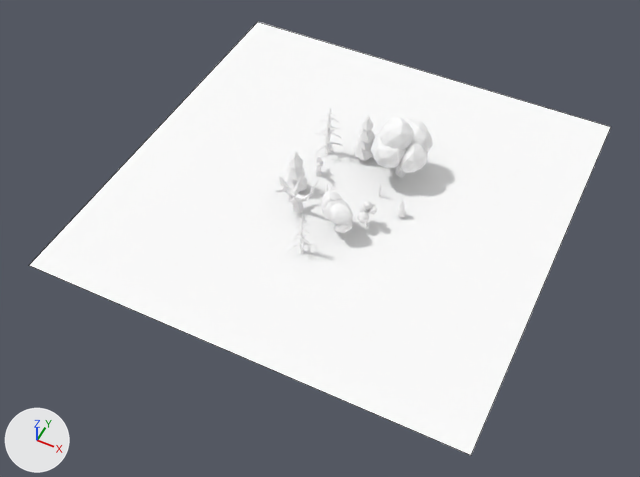
One commit to the Blender file Resources/forest.blend: the scene before it, then after it.
Rendered twice from a 50 mm lens placed at (60.4, -131.6, 145.4), pointed at (1.0, -13.0, -2.9). The axes (+X, +Y, +Z) are drawn at lower left. The lights are the same throughout. Mesh edges are drawn as thin lines on the coarser meshes.

The first picture shows 'Ground', 'OakTree1', 'OakTree3'.
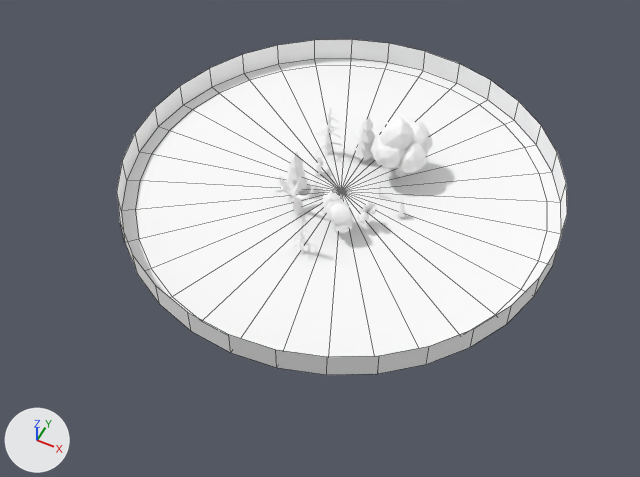
Where the change shows, as pixel boxes [x1, y1, x2, y2] in the pictures (640 x 477 px):
'Ground', reshaped (23% narrower, 22% shorter): before [29, 22, 611, 455]; after [117, 39, 567, 375]

What the commit changed:
me_ground is used by ob_ground; location (0.0, 0.0, 0.0).
me_ground had 4 vertices, 1 face and spanned x -50.0..50.0, y -50.0..50.0, z 0.0.
me_ground now has 97 vertices, 96 faces and spans x -50.1..50.1, y -50.1..50.1, z 0.0..6.2.
me_ground part 1: the whole mesh is rebuilt.
